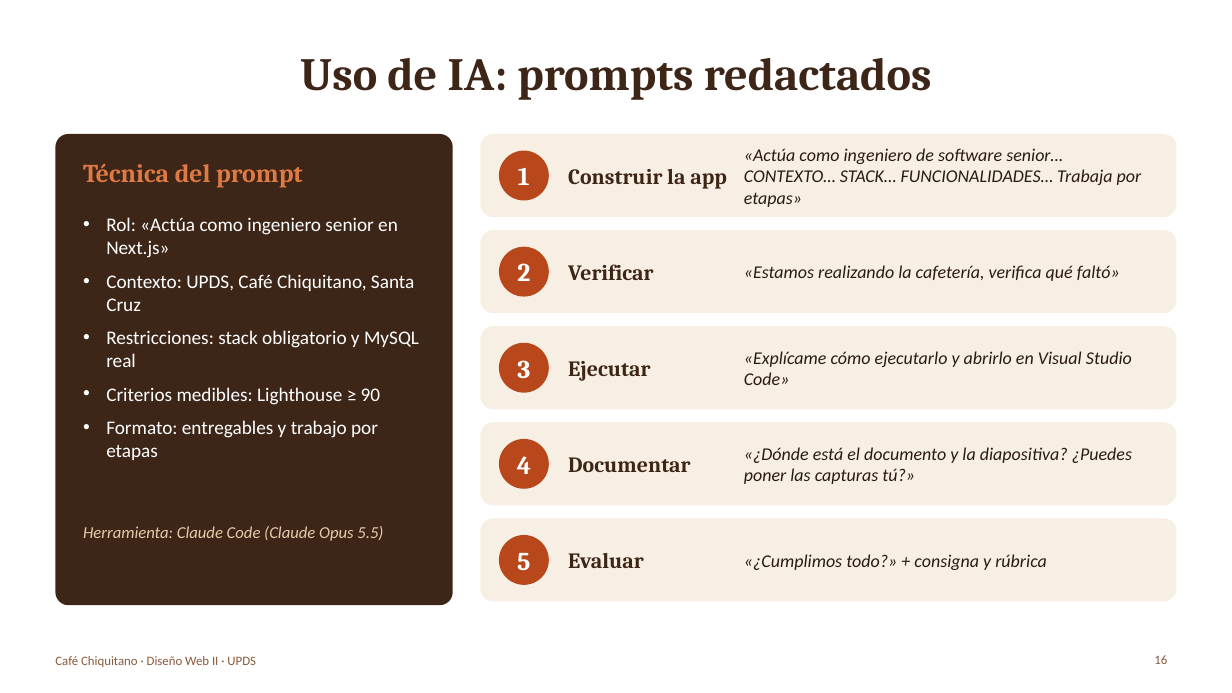
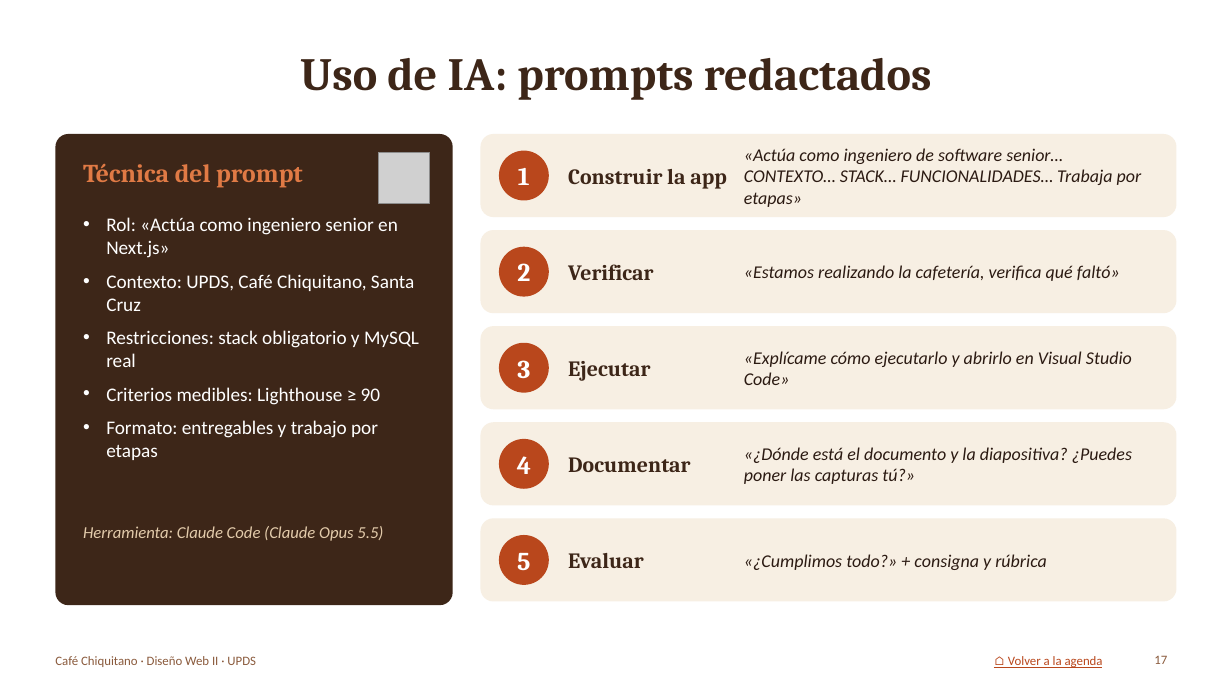
Before and after one commit to lixinrodriguez1-eng/mercado-justo-cruceno, a slide deck: slide 17 of informe/Presentacion_Cafe_Chiquitano.pptx (slide 16 before the commit). Drawn at 1232x693 pixels with LibreOffice and Linux fonts; fonts in the diff are those of the drawing; grey boxes stand for pictures; background and template pictures are left out. Boxes give left, top, right and bottom in pixels: in the first picture for what was removed or moved away, otherwise in the second. Text is boxed around its words. In the diff, an @@ line names an element or a change of style, - is before the commit and + after.

```diff
--- a/informe/Presentacion_Cafe_Chiquitano.pptx
+++ b/informe/Presentacion_Cafe_Chiquitano.pptx
@@ picture added at (379,152,430,203) @@
@@ text added at (1008,656,1103,668), 10 pt, text #B9471C, underline @@
+⌂ Volver a la agenda
@@ page number at (1154,655,1167,664): text changed @@
-16
+17
```
Also in this commit, not shown: 16 other slides changed, 1 slide added, 14 other files.
